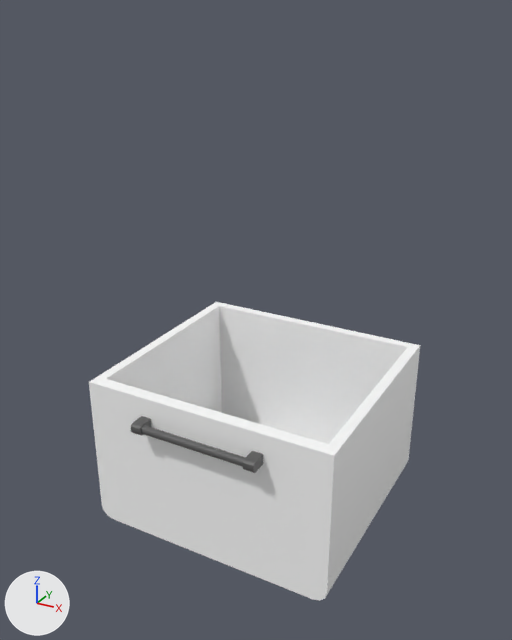
One commit to the Blender file Assets/Prefabs/frig.blend: the scene before it, then after it.
Camera for both pictures: a 50 mm lens placed at (1.16, -2.17, 1.94), pointed at (-0.01, -0.04, 0.87). Every picture has the same lights, and +X, +Y and +Z are marked at lower left.

The scene before the commit, as lines of its bpy script (objects in view):
```python
me_cube_001 = bpy.data.meshes.new('Cube.001')
me_cube_001.from_pydata(...)  # 108 vertices, 68 faces; spans x -48.8..48.8, y 7.6..68.2, z 81.7..177.4
me_cube_001.polygons.foreach_set('use_smooth', [True] * 68)
me_cube_001.materials.append(mat_pandamat)  # picture img_pandamat_png
me_cube_002 = bpy.data.meshes.new('Cube.002')
me_cube_002.from_pydata(...)  # 108 vertices, 86 faces; spans x -50.0..50.0, y -1.0..186.0, z -50.0..40.0
me_cube_002.polygons.foreach_set('use_smooth', [True] * 86)
me_cube_002.materials.append(mat_pandamat)  # picture img_pandamat_png
me_cube_003 = bpy.data.meshes.new('Cube.003')
me_cube_003.from_pydata(...)  # 100 vertices, 62 faces; spans x -49.0..49.0, y 69.7..185.2, z 165.8..176.7
me_cube_003.polygons.foreach_set('use_smooth', [True] * 62)
me_cube_003.materials.append(mat_pandamat)  # picture img_pandamat_png
ob_fridge_body = bpy.data.objects.new('Fridge Body', me_cube_002)
ob_fridge_body.location = (0.0, 0.0, 0.0)
ob_fridge_body.rotation_euler = (1.571, 0.0, 0.0)  # degrees (90, 0, 0)
ob_fridge_body.scale = (0.01, 0.01, 0.01)
ob_fridge_body.hide_set(True)
ob_lower_door = bpy.data.objects.new('Lower Door', me_cube_001)
ob_lower_door.location = (0.0, 1.262, 0.0)
ob_lower_door.rotation_euler = (1.571, 0.0, 0.0)  # degrees (90, 0, 0)
ob_lower_door.scale = (0.01, 0.01, 0.01)
ob_upper_door = bpy.data.objects.new('Upper Door', me_cube_003)
ob_upper_door.location = (0.0, 1.262, 0.0)
ob_upper_door.rotation_euler = (1.571, 0.0, 0.0)  # degrees (90, 0, 0)
ob_upper_door.scale = (0.01, 0.01, 0.01)
ob_upper_door.hide_set(True)
```
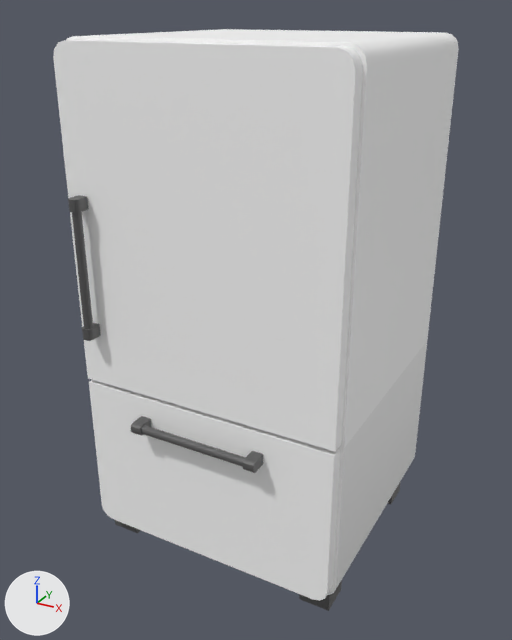
The change, as a diff of the scene's bpy script:
```diff
--- a/Assets/Prefabs/frig.blend.py
+++ b/Assets/Prefabs/frig.blend.py
@@ ob_fridge_body @@
 ob_fridge_body.scale = (0.01, 0.01, 0.01)
-ob_fridge_body.hide_set(True)
@@ ob_upper_door @@
 ob_upper_door.scale = (0.01, 0.01, 0.01)
-ob_upper_door.hide_set(True)
```

Where the change shows, as pixel boxes [x1, y1, x2, y2] in the pictures (512 x 640 px):
'Upper Door', shown
    after: [53, 40, 363, 452]
'Fridge Body', shown
    after: [66, 29, 459, 611]
